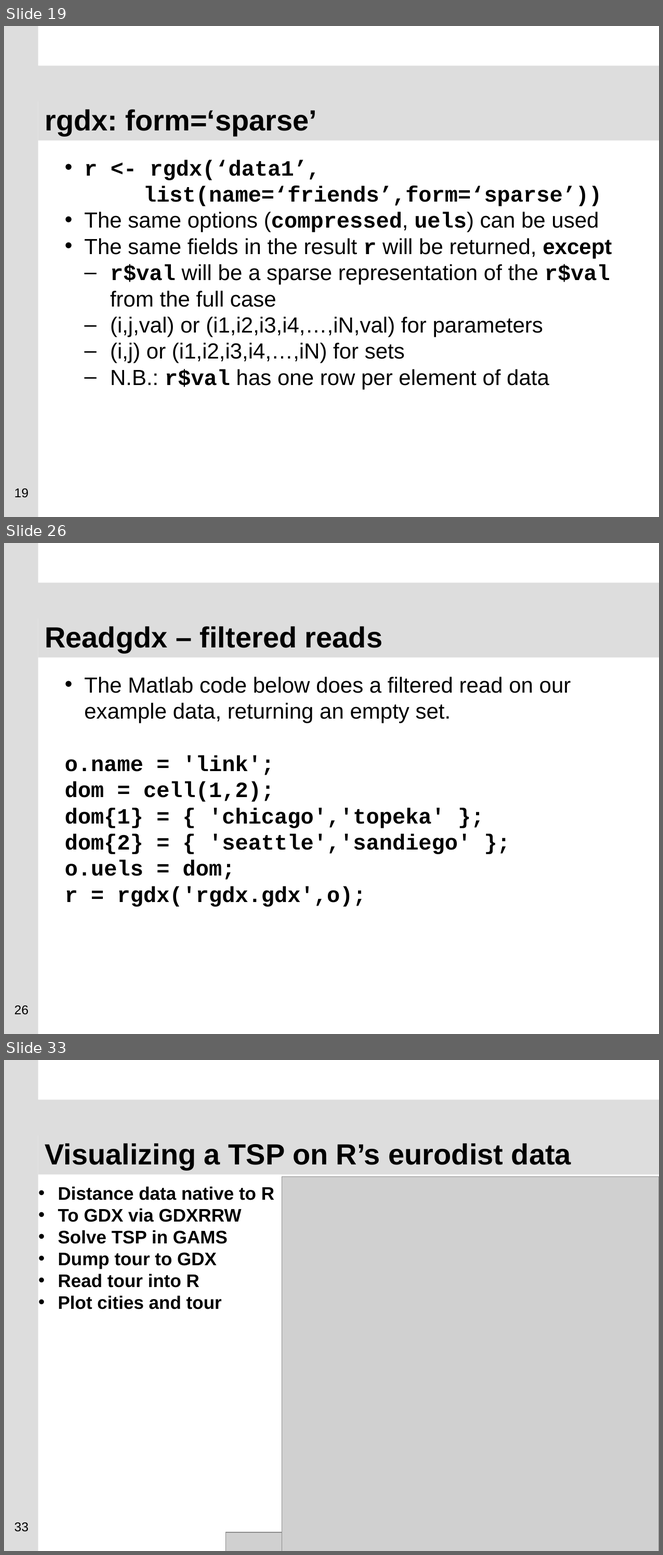
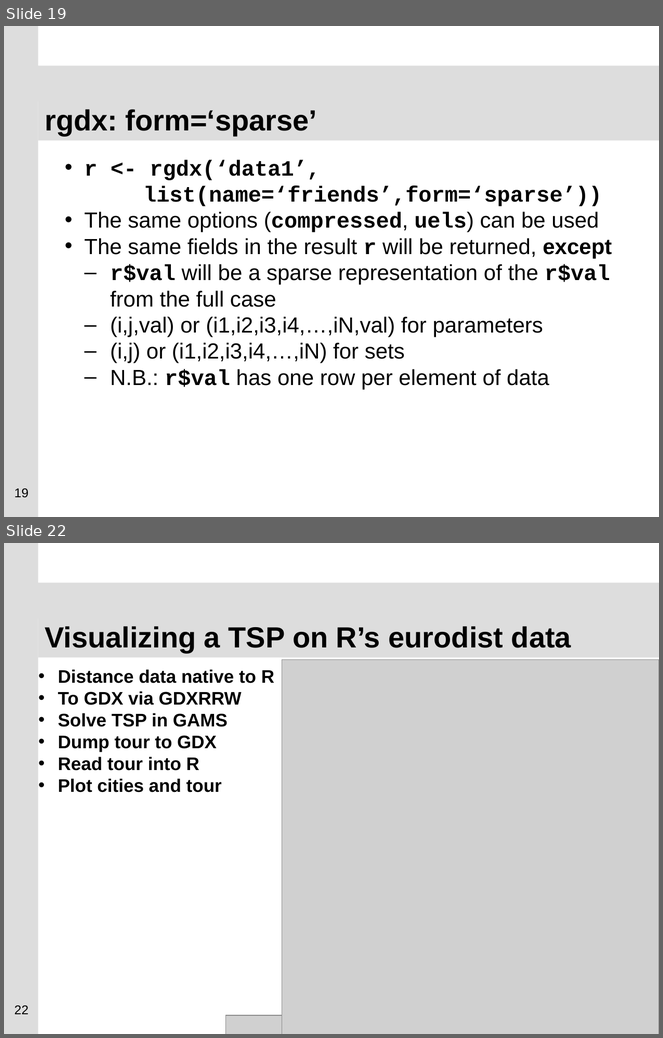
Before and after one commit to GAMS-dev/gdxrrw, a slide deck: sandbox/ISMP_Berlin_2012_GDXRRW.pptx. Shown one above the other, each under a label of ours: slides 19, 26 and 33 before the commit, slides 19 and 22 after it; the slides between them are not shown. The pictures are 663x1555 and 663x1038 pixels, drawn with LibreOffice and Linux fonts; fonts in the diff are those of the drawing; grey boxes stand for pictures; background and template pictures are left out. Boxes give left, top, right and bottom in pixels: in the first picture for what was removed or moved away, otherwise in the second. Text is boxed around its words. In the diff, an @@ line names an element or a change of style, - is before the commit and + after.

```diff
--- a/sandbox/ISMP_Berlin_2012_GDXRRW.pptx
+++ b/sandbox/ISMP_Berlin_2012_GDXRRW.pptx
@@ slide 26 removed at (4, 543, 659, 1034), background #FFFFFF; not listed: 2 template elements that a slide beside it also shows @@
@@ title removed at (38, 615, 659, 657) @@
-Readgdx – filtered reads
@@ text removed at (65, 677, 571, 907) @@
-• The Matlab code below does a filtered read on our example data, returning an empty set.
-o.name = 'link';
-dom = cell(1,2);
-dom{1} = { 'chicago','topeka' };
-dom{2} = { 'seattle','sandiego' };
-o.uels = dom;
-r = rgdx('rgdx.gdx',o);
@@ page number removed at (14, 1006, 28, 1015) @@
-26
@@ what was slide 33 is now slide 22 @@
@@ page number at (14, 1006, 28, 1015): text changed @@
-33
+22
```
Also in this commit, not shown: 9 slides changed, 1 slide added, 10 other slides removed.
